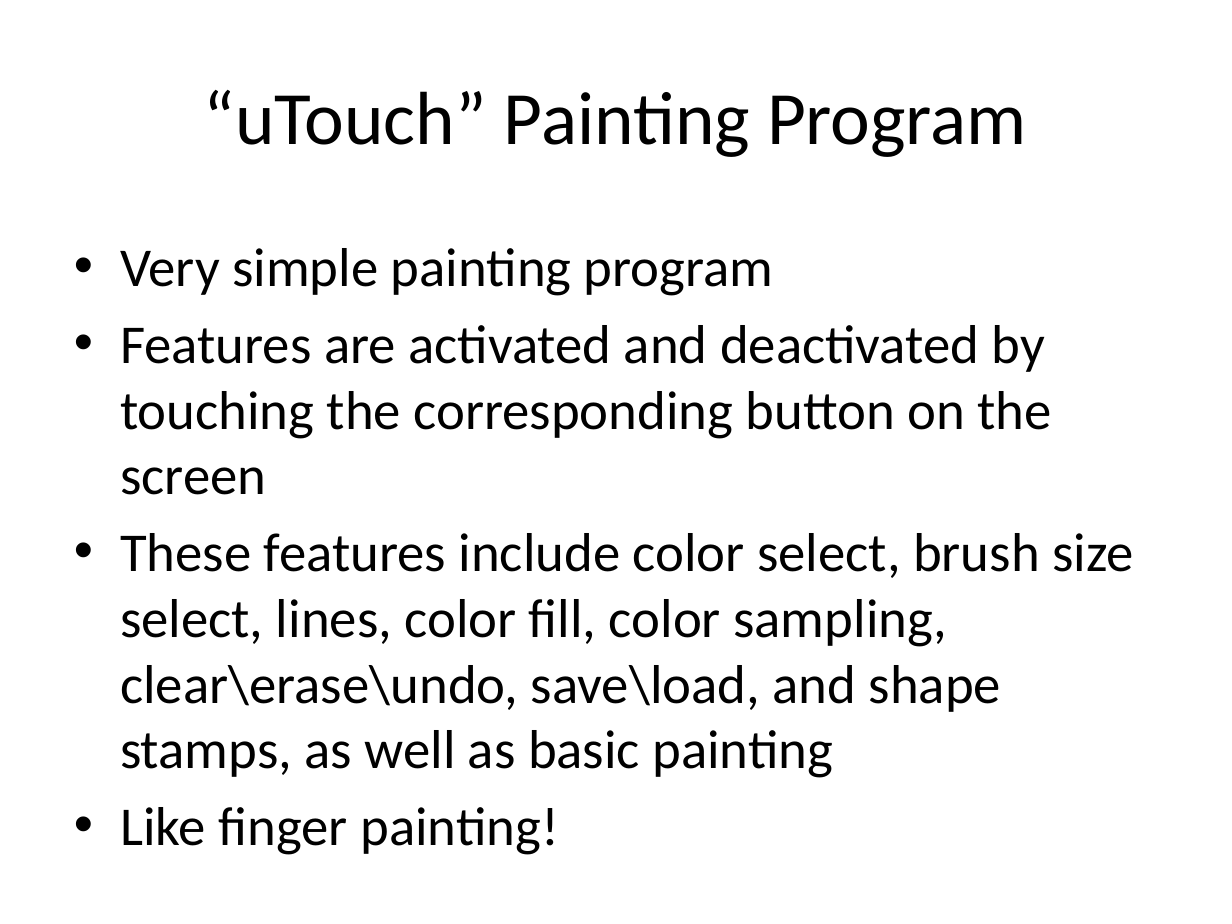
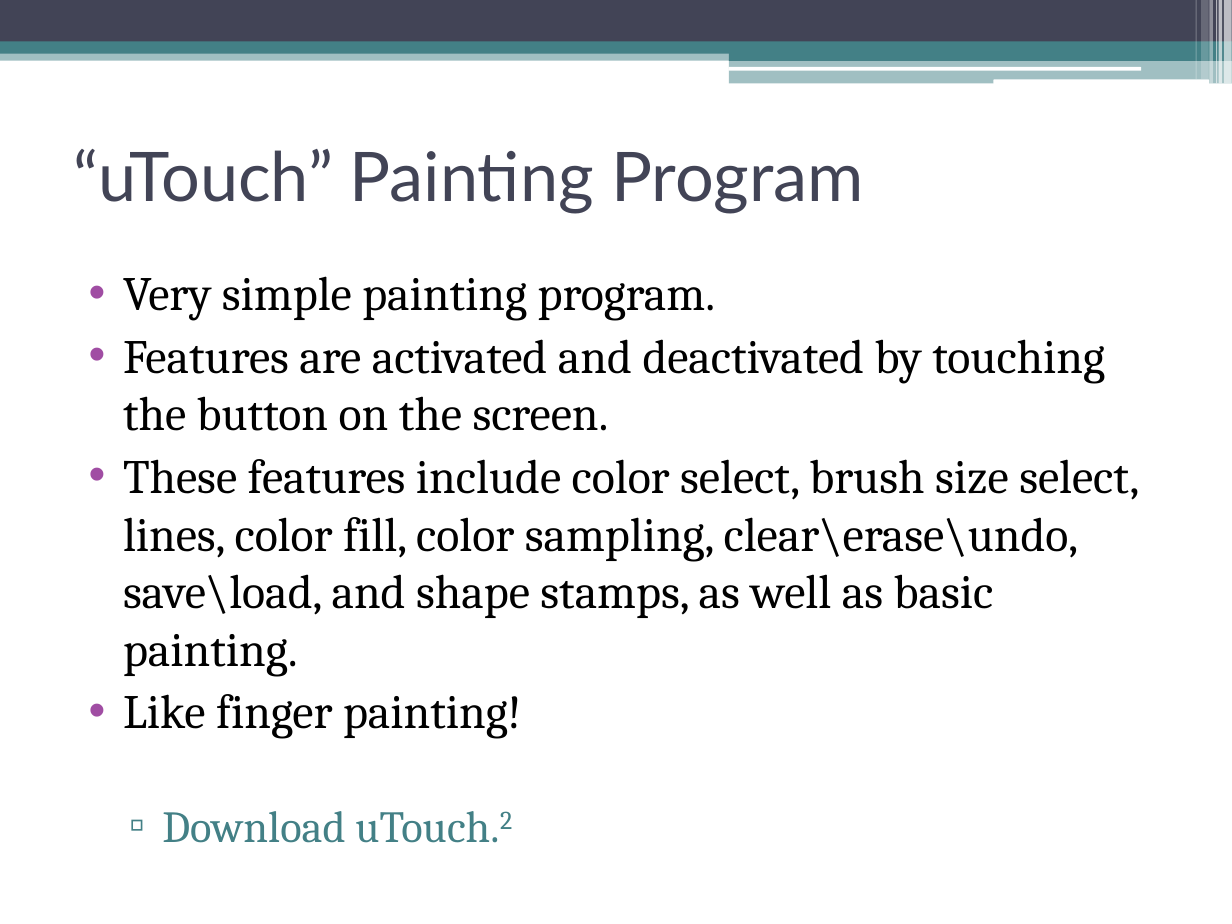
Before and after one commit to danomoseley/touch-22, a slide deck: slide 4 of Final Presentation.pptx (slide 3 before the commit). Drawn at 1232x924 pixels with LibreOffice and Linux fonts; fonts in the diff are those of the drawing. Boxes give left, top, right and bottom in pixels: in the first picture for what was removed or moved away, otherwise in the second. Text is boxed around its words. In the diff, an @@ line names an element or a change of style, - is before the commit and + after.

```diff
--- a/Final Presentation.pptx
+++ b/Final Presentation.pptx
@@ rectangle added at bbox=[0, 0, 1232, 42], fill #424456 @@
@@ rectangle added at bbox=[1195, 0, 1196, 79], fill #FFFFFF at 30% opacity @@
@@ rectangle added at bbox=[1201, 0, 1209, 79], fill #FFFFFF at 20% opacity @@
@@ rectangle added at bbox=[1210, 0, 1214, 84], fill #FFFFFF at 40% opacity @@
@@ rectangle added at bbox=[1216, 0, 1217, 84], fill #FFFFFF at 60% opacity @@
@@ rectangle added at bbox=[1218, 0, 1222, 84], fill #FFFFFF at 65% opacity @@
@@ rectangle added at bbox=[1225, 0, 1232, 84], fill #FFFFFF at 65% opacity @@
@@ rectangle added at bbox=[0, 49, 1232, 60], fill #438086 at 50% opacity @@
@@ rectangle added at bbox=[0, 42, 1232, 54], fill #438086 @@
@@ rectangle added at bbox=[729, 48, 1232, 60], fill #438086 @@
@@ rectangle added at bbox=[729, 59, 1232, 84], fill #438086 at 50% opacity @@
@@ rounded rectangle added at bbox=[728, 67, 1141, 70], fill #FFFFFF @@
@@ rounded rectangle added at bbox=[993, 79, 1209, 84], fill #FFFFFF @@
@@ title "“uTouch” Painting Program": place and size @@
-title "“uTouch” Painting Program" at bbox=[204, 90, 1027, 157]
+title "“uTouch” Painting Program" at bbox=[74, 149, 864, 214]
@@ title "“uTouch” Painting Program" at bbox=[74, 149, 864, 214]: size 44 to 40 pt, font Calibri to Lato, text colour #000000 to #424456; alignment centre to left @@
@@ text "Very simple painting program.": place and size @@
-text "Very simple painting program." at bbox=[120, 248, 1134, 855]
+text "Very simple painting program." at bbox=[123, 276, 1139, 843]
@@ text at bbox=[123, 276, 1139, 676]: text changed; size 32 to 28 pt; font Calibri to Cambria @@
-• Very simple painting program
-• Features are activated and deactivated by touching the corresponding button on the screen
-• These features include color select, brush size select, lines, color fill, color sampling, clear\erase\undo, save\load, and shape stamps, as well as basic painting
+• Very simple painting program.
+• Features are activated and deactivated by touching the button on the screen.
+• These features include color select, brush size select, lines, color fill, color sampling, clear\erase\undo, save\load, and shape stamps, as well as basic painting.
@@ text at bbox=[123, 694, 522, 738]: size 32 to 28 pt, font Calibri to Cambria in "Like finger painting!"; indent changed; less space between paragraphs @@
@@ text at bbox=[162, 811, 512, 843]: paragraph added @@
+  ▫ Download uTouch.2
```
Also in this commit, not shown: 6 other slides changed, 4 slides added.
